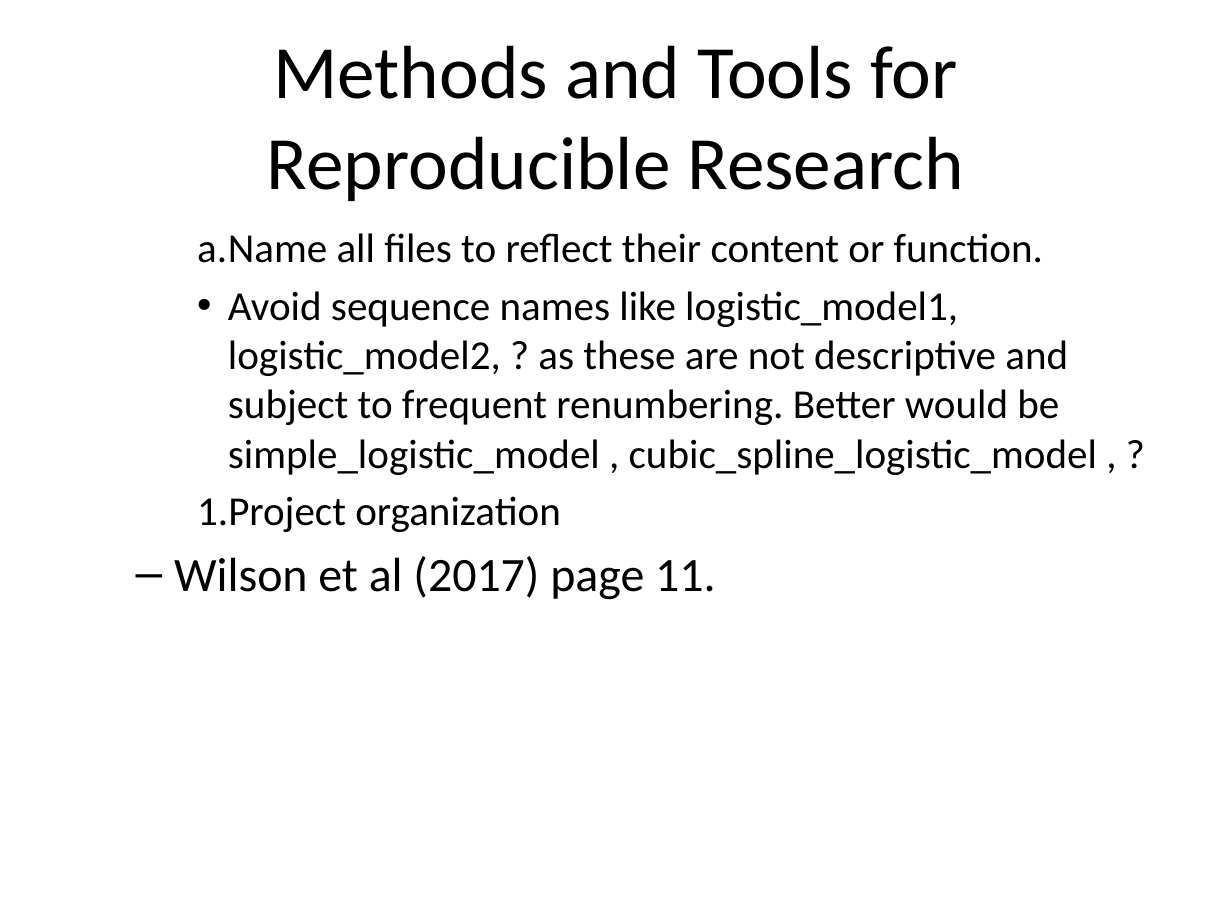
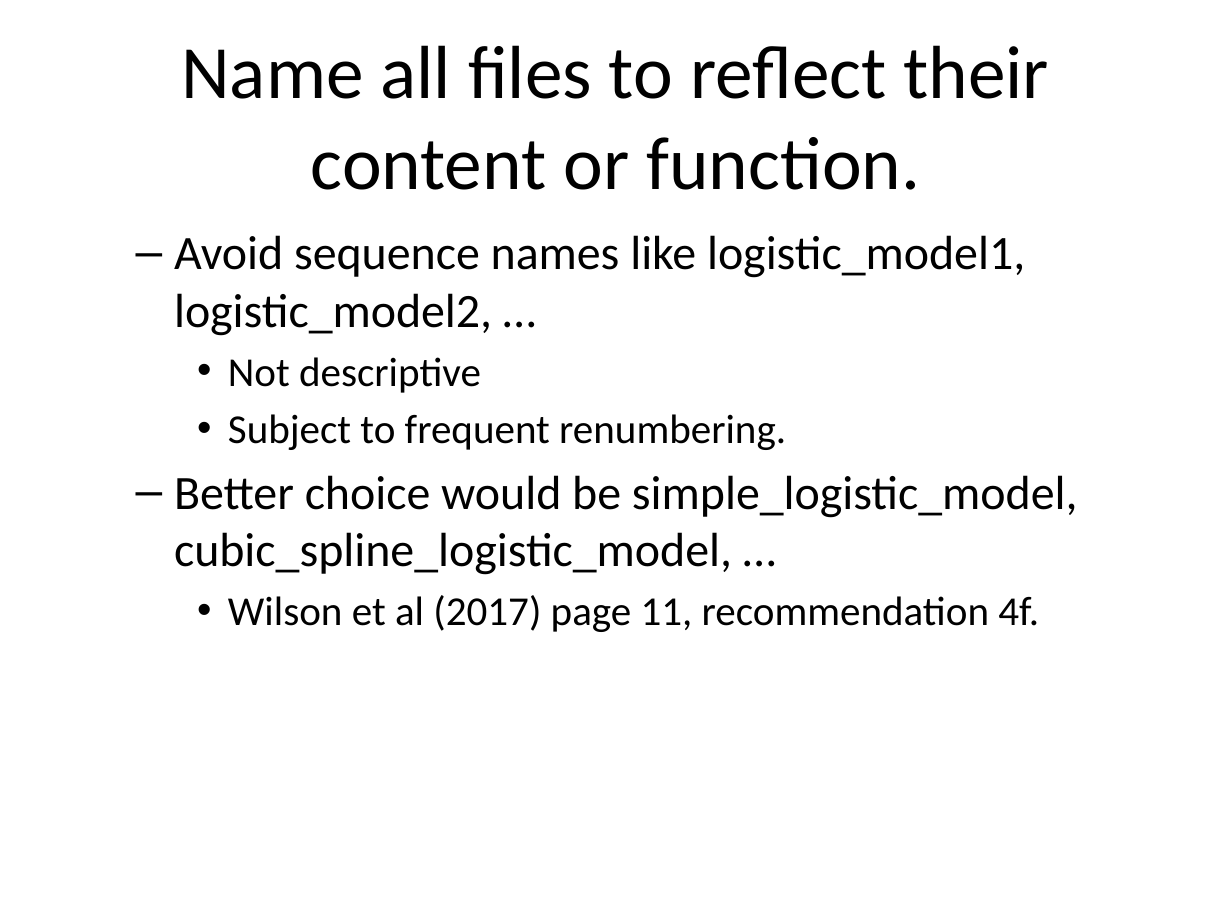
Before and after one commit to pmean/introduction-to-SAS, a slide deck: slide 47 of basics0/src/reproducible-research.pptx (slide 48 before the commit). Drawn at 1232x924 pixels with LibreOffice and Linux fonts; fonts in the diff are those of the drawing. Boxes give left, top, right and bottom in pixels: in the first picture for what was removed or moved away, otherwise in the second. Text is boxed around its words. In the diff, an @@ line names an element or a change of style, - is before the commit and + after.

Commit message:
Fixed typo on reproducible research.

```diff
--- a/basics0/src/reproducible-research.pptx
+++ b/basics0/src/reproducible-research.pptx
@@ title at [181,45,1049,190]: text changed @@
-Methods and Tools for Reproducible Research
+Name all files to reflect their content or function.
@@ text at [174,235,1078,632]: text changed; size 24 to 28 pt @@
-    a. Name all files to reflect their content or function.
-    • Avoid sequence names like logistic_model1, logistic_model2, ? as these are not descriptive and subject to frequent renumbering. Better would be simple_logistic_model , cubic_spline_logistic_model , ?
-    1. Project organization
-  – Wilson et al (2017) page 11.
+  – Avoid sequence names like logistic_model1, logistic_model2, …
+    • Not descriptive
+    • Subject to frequent renumbering.
+  – Better choice would be simple_logistic_model, cubic_spline_logistic_model, …
+    • Wilson et al (2017) page 11, recommendation 4f.
```
Also in this commit, not shown: 36 other slides changed, 11 slides added, 17 slides removed, 1 other file.
